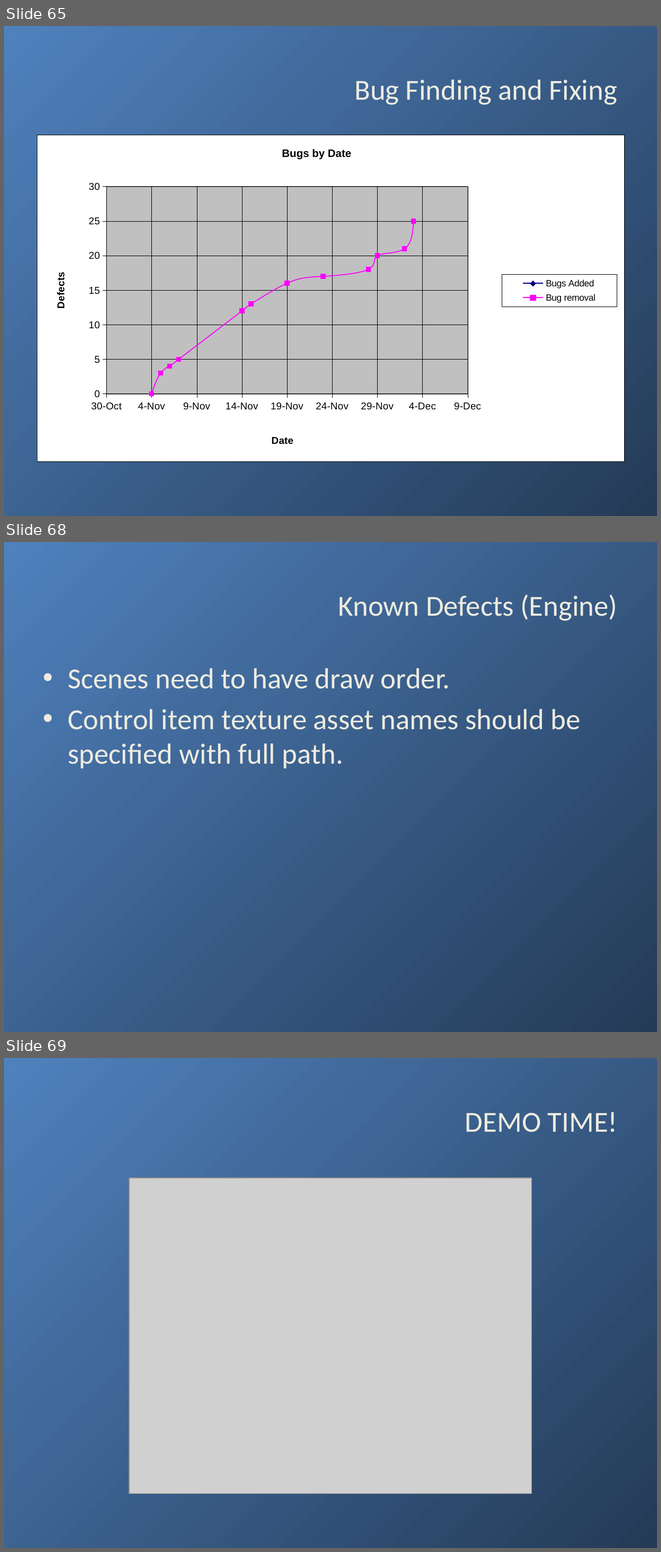
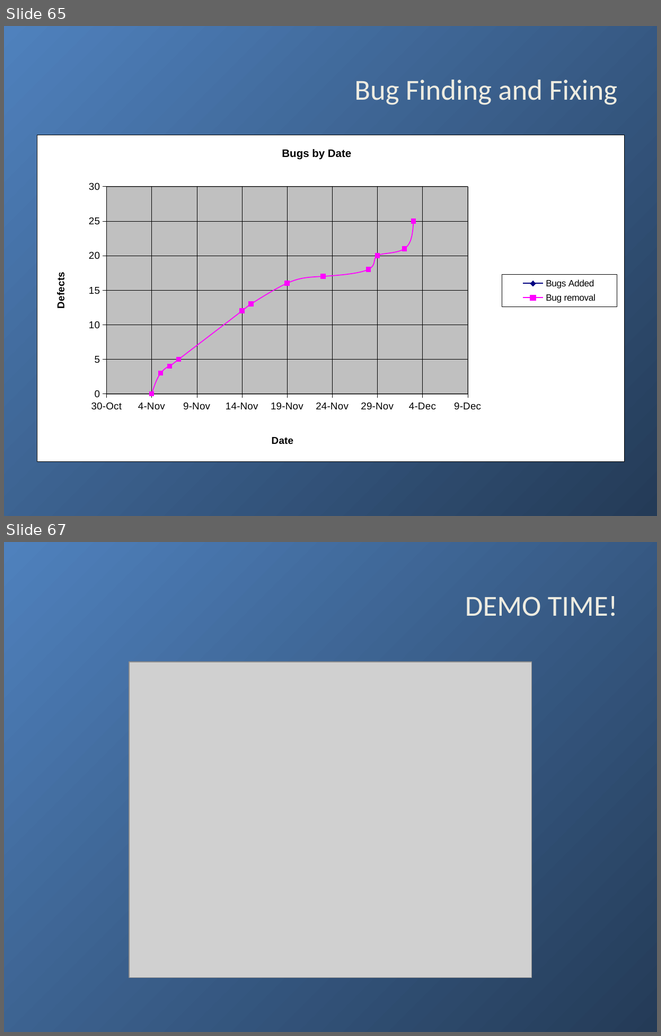
Before and after one commit to yeznasni/rubiks-cube-challenge, a slide deck: documentation/RCPres.pptx. Shown one above the other, each under a label of ours: slides 65, 68 and 69 before the commit, slides 65 and 67 after it; the slides between them are not shown. The pictures are 661x1552 and 661x1036 pixels, drawn with LibreOffice and Linux fonts; fonts in the diff are those of the drawing; grey boxes stand for pictures; background and template pictures are left out. Boxes give left, top, right and bottom in pixels: in the first picture for what was removed or moved away, otherwise in the second. Text is boxed around its words. In the diff, an @@ line names an element or a change of style, - is before the commit and + after.

```diff
--- a/documentation/RCPres.pptx
+++ b/documentation/RCPres.pptx
@@ slide 68 removed at [4, 542, 657, 1032], background gradient #4F81BD to #395C87 @@
@@ title removed at [338, 594, 617, 621] @@
-Known Defects (Engine)
@@ text removed at [68, 668, 581, 768] @@
-• Scenes need to have draw order.
-• Control item texture asset names should be specified with full path.
@@ what was slide 69 is now slide 67 @@
```
Also in this commit, not shown: 1 slide changed, 1 other slide removed.
